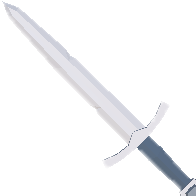
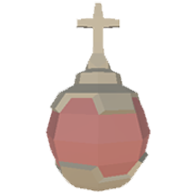
Layered file, before and after one edit (196x196). Changes by layer:
added layer "Layer 3" above "Layer 2" over [45, 1, 151, 193]
hid "Layer 2" over [2, 1, 196, 196]
